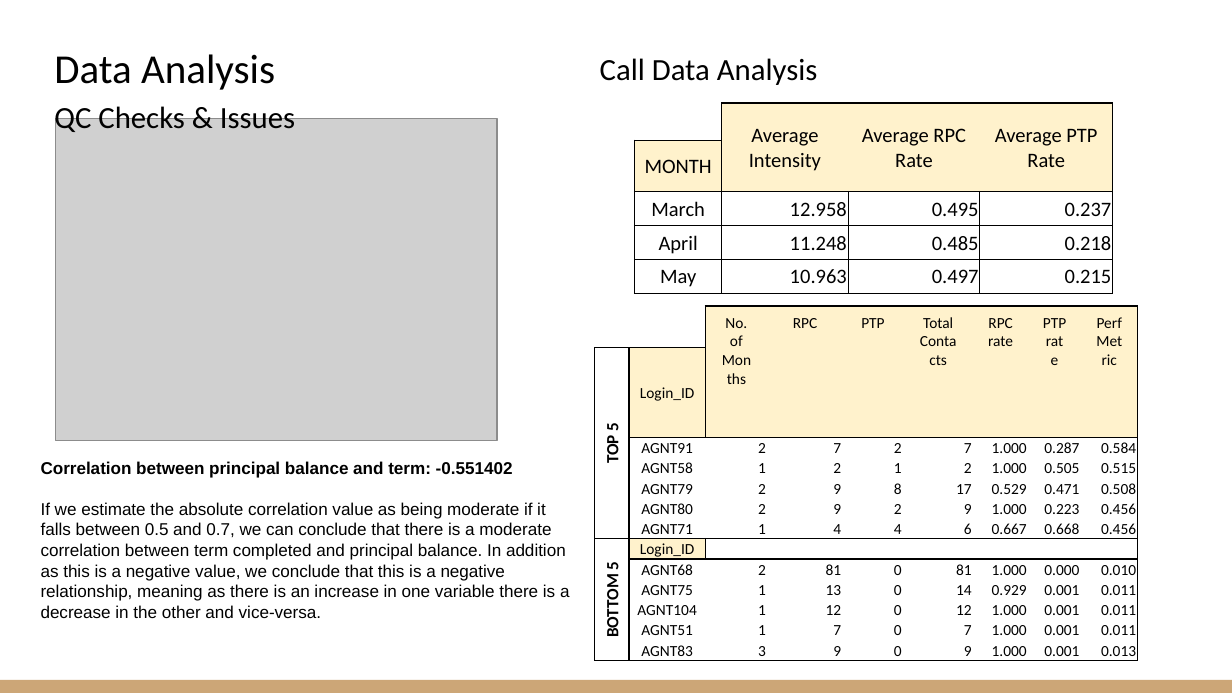
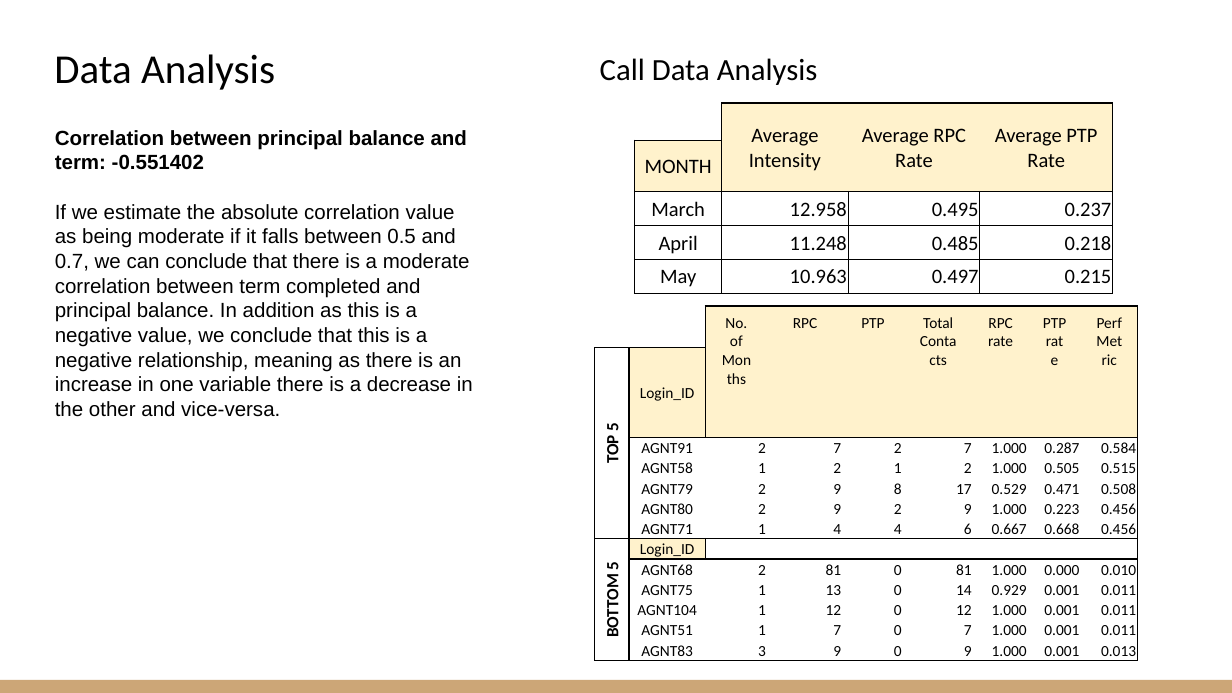
Before and after one commit to Suhaib471/GradientBoost_model, a slide deck: slide 2 of ABC Finance Case Study - v2.pptx. Drawn at 1232x693 pixels with LibreOffice and Linux fonts; fonts in the diff are those of the drawing; grey boxes stand for pictures. Boxes give left, top, right and bottom in pixels: in the first picture for what was removed or moved away, otherwise in the second. Text is boxed around its words. In the diff, an @@ line names an element or a change of style, - is before the commit and + after.

```diff
--- a/ABC Finance Case Study - v2.pptx
+++ b/ABC Finance Case Study - v2.pptx
@@ text "Correlation between principal balance and ..." moved from (x1=41, y1=502, x2=570, y2=618) to (x1=55, y1=130, x2=473, y2=417) @@
@@ text "Correlation between principal balance and ..." at (x1=55, y1=130, x2=473, y2=417): size 10 to 12 pt @@
@@ title removed at (x1=54, y1=103, x2=295, y2=137) @@
-QC Checks & Issues
@@ picture removed at (x1=55, y1=118, x2=498, y2=440) @@
```
Also in this commit, not shown: 2 other slides changed, 1 other file.
